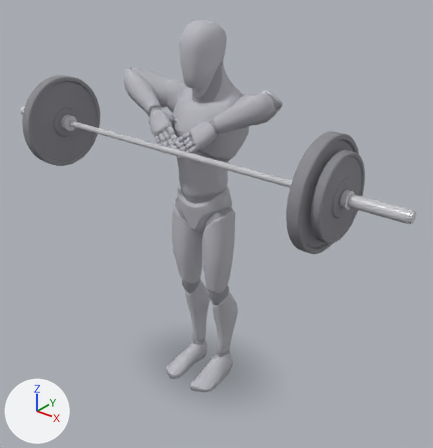
Renders of the glTF model app/src/main/assets/mannequins/barbell_upright_row.glb from each side of a commit.
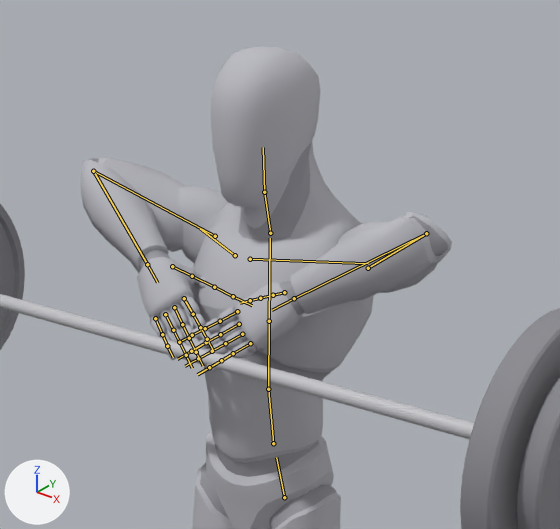
Old and new are each drawn whole from a camera (50 mm lens) standing at (1.71, -2.04, 2.16) and looking at (0.06, 0.01, 0.88) and again close up on the part from 21% to 76% of the width and 0% to 50% of the height. Every picture has the same lights, and +X, +Y and +Z are marked at lower left. The last two pictures show the newer version. Both versions are drawn at frame 0 of the action 'lowering'; the numbers are the values there. The bones that change, and the others that lie on the model, are drawn over the model as lines in the close-ups.

Objects in the first close-up: 'barbell_0', 'barbell_10', 'barbell_11', 'barbell_4', 'body', 'body_1'.
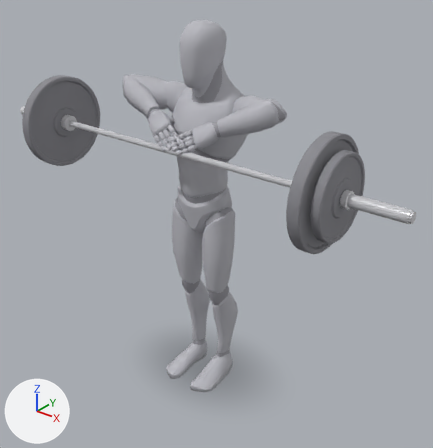
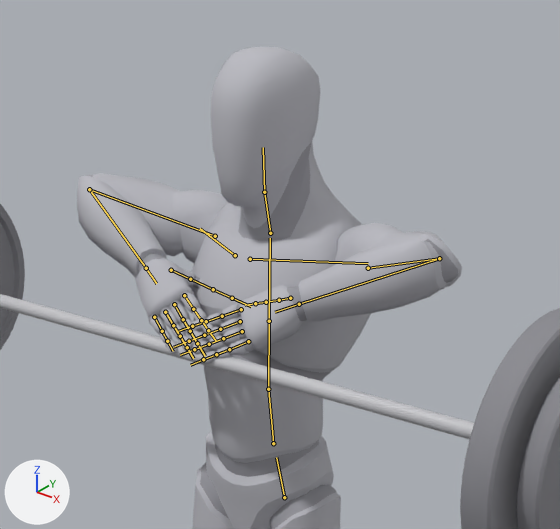
Where the change shows, as pixel boxes (x1, y1, x2, y2) in the close-ups (560 x 529 px):
'body', posed: before (80, 47, 452, 529); after (77, 47, 462, 529)
'body_1', posed: before (89, 141, 448, 529); after (86, 141, 458, 529)
bone 'upperarm_l', root to tip: before (368, 268) to (426, 233); after (368, 268) to (439, 258)
bone 'lowerarm_l', root to tip: before (426, 233) to (294, 298); after (439, 258) to (299, 304)
bone 'upperarm_r', root to tip: before (215, 236) to (93, 171); after (215, 236) to (89, 189)
bone 'lowerarm_r', root to tip: before (93, 171) to (147, 264); after (89, 189) to (146, 268)

The change in detail:
Bone 'upperarm_l' (bone_upperarm_l) turns from (28, 1, 31) to (26, 5, 22) degrees about its own x, y and z.
Bone 'lowerarm_l' (bone_lowerarm_l) turns from (113, 38, -55) to (122, 32, -40) degrees about its own x, y and z.
Bone 'upperarm_r' (bone_upperarm_r) turns from (28, -1, -31) to (26, -5, -22) degrees about its own x, y and z.
Bone 'lowerarm_r' (bone_lowerarm_r) turns from (113, -38, 55) to (122, -32, 40) degrees about its own x, y and z.
